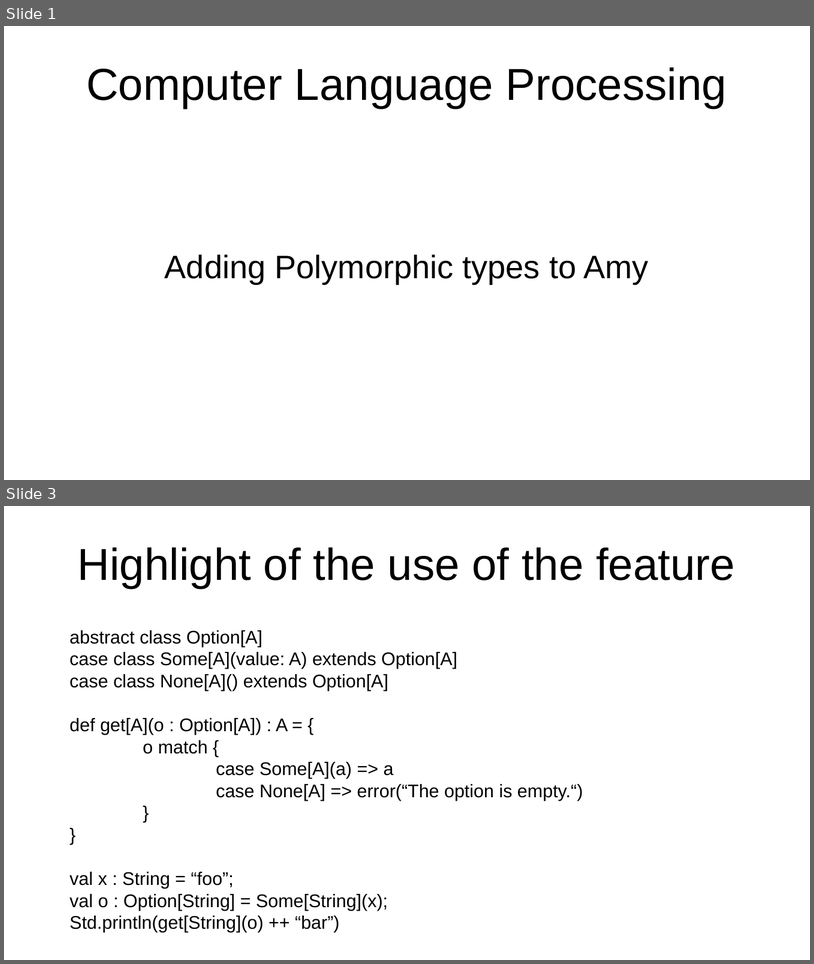
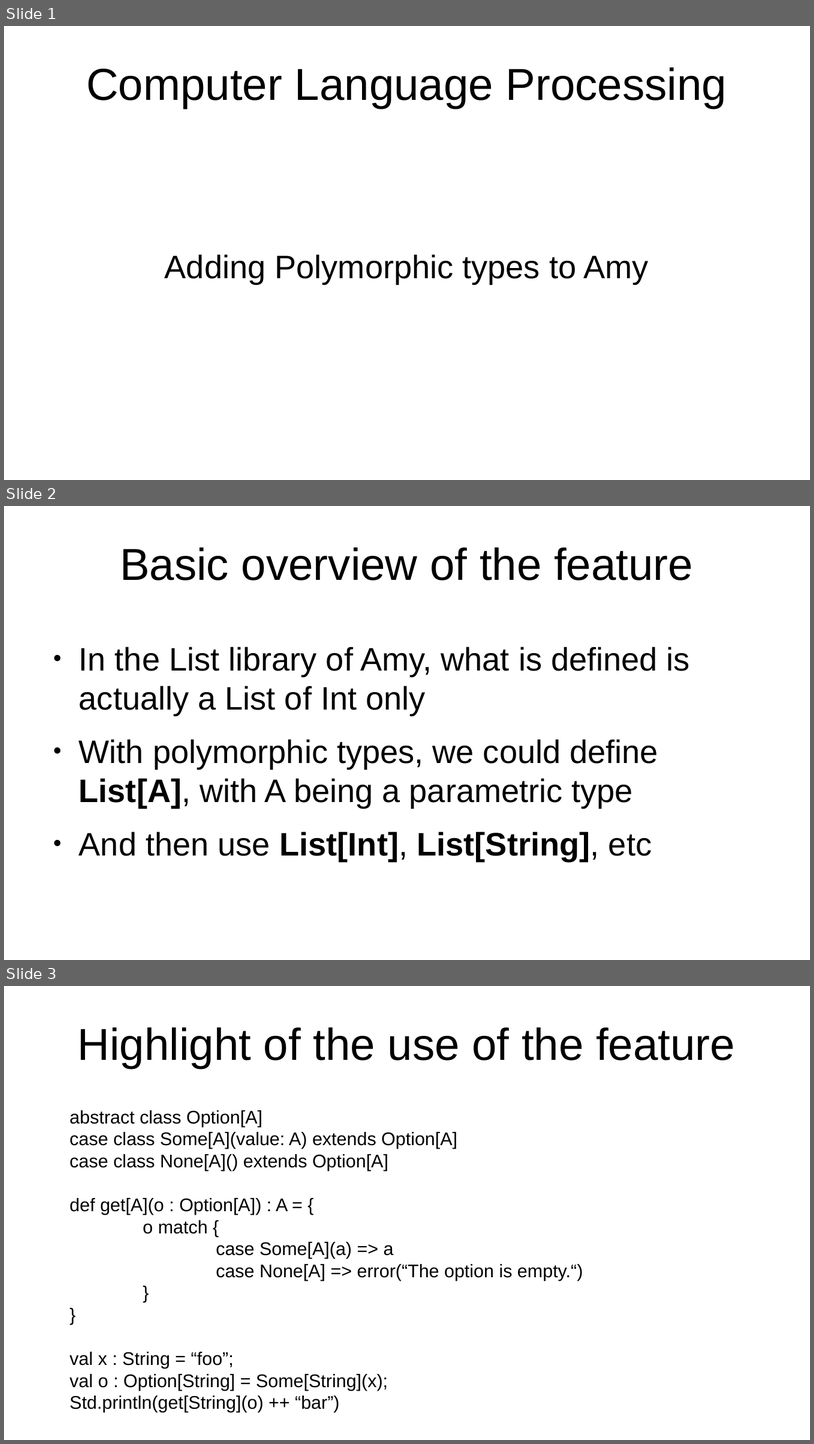
Before and after one commit to SFulpius/CLP-lab07, a slide deck: lab07_presentation.odp. Shown one above the other, each under a label of ours: slides 1 and 3 before the commit, slides 1, 2 and 3 after it; the slides between them are not shown. The pictures are 814x964 and 814x1444 pixels, drawn with LibreOffice and Linux fonts; fonts in the diff are those of the drawing. Boxes give left, top, right and bottom in pixels: in the first picture for what was removed or moved away, otherwise in the second. Text is boxed around its words. In the diff, an @@ line names an element or a change of style, - is before the commit and + after.

```diff
--- a/lab07_presentation.odp
+++ b/lab07_presentation.odp
@@ slide 2 added at (4, 506, 810, 960), background #FFFFFF @@
@@ title added at (120, 547, 693, 580), 44 pt, text #000000 @@
+Basic overview of the feature
@@ text added at (79, 646, 690, 861), 32 pt, text #000000 @@
+● In the List library of Amy, what is defined is actually a List of Int only
+● With polymorphic types, we could define List[A], with A being a parametric type
+● And then use List[Int], List[String], etc
```
Also in this commit, not shown: 3 slides changed, 1 other slide added, 1 slide removed.
